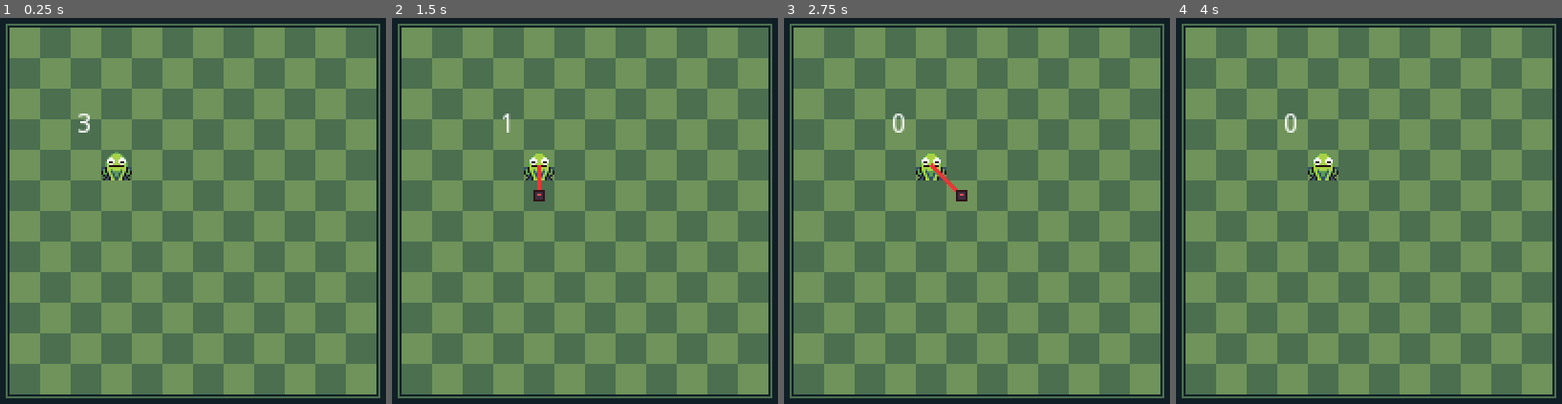
Above: before the commit, frames 1-4 (left to right).
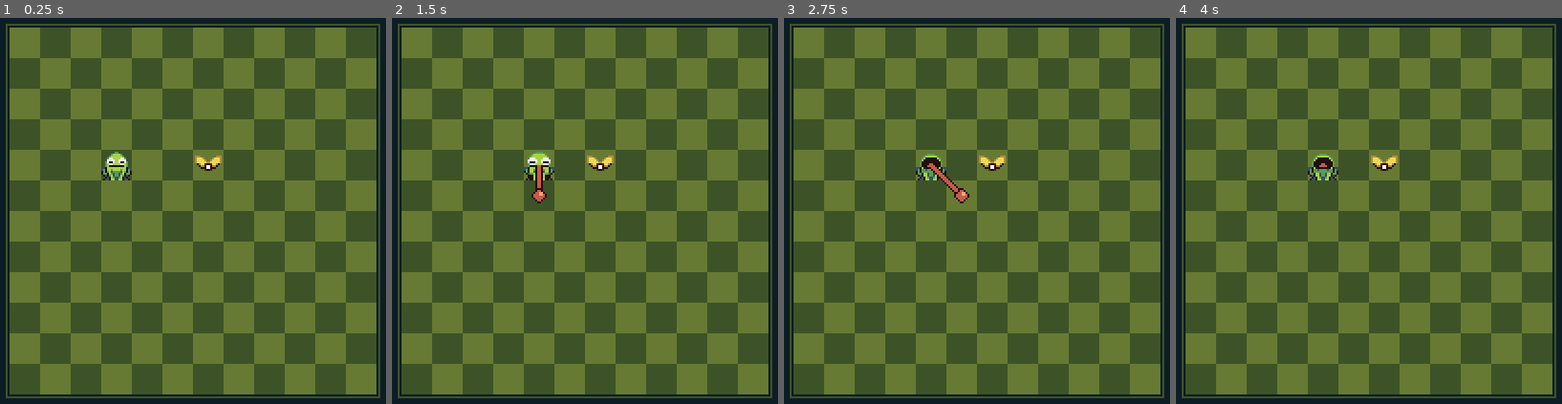
Above: after the commit, the same moments.

Repository: GerrZa/project-frogslight
Game: Godot game, scene res://scr/level/prototyping level.tscn
Two runs of this game, one before a commit and one after it. Both use one fixed random seed, a clock stepped at 60 frames per second and the inputs below. The engine's default icon, where the game draws it, is replaced by a stand-in: a white triangle on a blue panel in a dark square.
Inputs:
- Up to frame 1 (0.25 s): no input
- Up to frame 2 (1.5 s): tap Enter at 0.5 s; hold Right (ui_right) 0.53-1.28 s; tap Space at 1.25 s; hold Down (ui_down) from 1.28 s (still down)
- Up to frame 3 (2.75 s): tap Enter at 2 s; release Down (ui_down) at 2.03 s; hold Right (ui_right) from 2.03 s (still down)
- Up to frame 4 (4 s): tap Space at 2.75 s; release Right (ui_right) at 2.78 s; hold Up (ui_up) 2.78-3.53 s; tap Enter at 3.5 s; hold Left (ui_left) from 3.53 s (still down)

The runs differ from the first frame. In frame 1, 92% of the frame differs, in the area x 1-99%, y 1-99%; in frame 2, 92%; in frame 3, 92%; in frame 4, 92%.

Commit message:
Finish fireflies and main mechanics

Diff:
--- /dev/null
+++ b/scr/actor/firefly/firefly.gd
@@ -0,0 +1,13 @@
+extends Area2D
+
+func _ready():
+	$firefly_sprite/AnimationPlayer.play("idle")
+
+func get_eaten():
+
+	$firefly_sprite/AnimationPlayer.play("eaten")
+
+	yield($firefly_sprite/AnimationPlayer,"animation_finished")
+
+	$"%froggy".add_light(false)
+	queue_free()
--- a/scr/actor/firefly/firefly.tscn
+++ b/scr/actor/firefly/firefly.tscn
@@ -1,6 +1,7 @@
-[gd_scene load_steps=6 format=2]
+[gd_scene load_steps=7 format=2]
 
 [ext_resource path="res://asset/actor/fireflies/regular_flies.png" type="Texture" id=1]
+[ext_resource path="res://scr/actor/firefly/firefly.gd" type="Script" id=2]
 
 [sub_resource type="Animation" id=4]
 length = 0.001
@@ -14,7 +15,7 @@
 "times": PoolRealArray( 0 ),
 "transitions": PoolRealArray( 1 ),
 "update": 0,
-"values": [ Vector2( 0, 0 ) ]
+"values": [ Vector2( 8, 8 ) ]
 }
 tracks/1/type = "value"
 tracks/1/path = NodePath(".:rotation_degrees")
@@ -40,10 +41,22 @@
 "update": 0,
 "values": [ true ]
 }
+tracks/3/type = "value"
+tracks/3/path = NodePath("..:z_index")
+tracks/3/interp = 1
+tracks/3/loop_wrap = true
+tracks/3/imported = false
+tracks/3/enabled = true
+tracks/3/keys = {
+"times": PoolRealArray( 0 ),
+"transitions": PoolRealArray( 1 ),
+"update": 0,
+"values": [ -1 ]
+}
 
 [sub_resource type="Animation" id=2]
 resource_name = "eaten"
-length = 0.3
+length = 0.4
 step = 0.01
 tracks/0/type = "value"
 tracks/0/path = NodePath(".:position")
@@ -52,10 +65,10 @@
 tracks/0/imported = false
 tracks/0/enabled = true
 tracks/0/keys = {
-"times": PoolRealArray( 0, 0.15, 0.3 ),
+"times": PoolRealArray( 0, 0.23, 0.4 ),
 "transitions": PoolRealArray( 0.37893, 2.54912, 1 ),
 "update": 0,
-"values": [ Vector2( 6, 8 ), Vector2( 7, -24 ), Vector2( 8, 8 ) ]
+"values": [ Vector2( 6, 8 ), Vector2( 7, -24 ), Vector2( 8, 1 ) ]
 }
 tracks/1/type = "value"
 tracks/1/path = NodePath(".:rotation_degrees")
@@ -64,7 +77,7 @@
 tracks/1/imported = false
 tracks/1/enabled = true
 tracks/1/keys = {
-"times": PoolRealArray( 0, 0.3 ),
+"times": PoolRealArray( 0, 0.4 ),
 "transitions": PoolRealArray( 1, 1 ),
 "update": 0,
 "values": [ 0.0, 213.9 ]
@@ -76,10 +89,22 @@
 tracks/2/imported = false
 tracks/2/enabled = true
 tracks/2/keys = {
-"times": PoolRealArray( 0, 0.02, 0.3 ),
+"times": PoolRealArray( 0, 0.02, 0.4 ),
 "transitions": PoolRealArray( 1, 1, 1 ),
 "update": 1,
 "values": [ false, true, false ]
+}
+tracks/3/type = "value"
+tracks/3/path = NodePath("..:z_index")
+tracks/3/interp = 1
+tracks/3/loop_wrap = true
+tracks/3/imported = false
+tracks/3/enabled = true
+tracks/3/keys = {
+"times": PoolRealArray( 0, 0.23 ),
+"transitions": PoolRealArray( 1, 1 ),
+"update": 1,
+"values": [ -1, 1 ]
 }
 
 [sub_resource type="Animation" id=3]
@@ -89,9 +114,12 @@
 extents = Vector2( 8, 8 )
 
 [node name="fireflies" type="Area2D"]
+z_index = -1
 collision_layer = 2
+script = ExtResource( 2 )
 
 [node name="firefly_sprite" type="Sprite" parent="."]
+position = Vector2( 8, 8 )
 texture = ExtResource( 1 )
 
 [node name="AnimationPlayer" type="AnimationPlayer" parent="firefly_sprite"]
--- a/scr/actor/froggy/Froggy.tscn
+++ b/scr/actor/froggy/Froggy.tscn
@@ -1,7 +1,7 @@
-[gd_scene load_steps=44 format=2]
-
-[ext_resource path="res://icon.png" type="Texture" id=1]
-[ext_resource path="res://scr/actor/froggy/froggy_fsm.gd" type="Script" id=2]
+[gd_scene load_steps=47 format=2]
+
+[ext_resource path="res://asset/actor/froggy/tongue_tip.png" type="Texture" id=1]
+[ext_resource path="res://scr/actor/froggy/State/eat.gd" type="Script" id=2]
 [ext_resource path="res://scr/actor/froggy/froggy.gd" type="Script" id=3]
 [ext_resource path="res://scr/actor/froggy/State/idle.gd" type="Script" id=4]
 [ext_resource path="res://scr/actor/froggy/State/move.gd" type="Script" id=5]
@@ -9,6 +9,8 @@
 [ext_resource path="res://scr/actor/froggy/State/tongue_move.gd" type="Script" id=7]
 [ext_resource path="res://scr/actor/froggy/State/tongue_idle.gd" type="Script" id=8]
 [ext_resource path="res://asset/actor/froggy/spr_froggy_v1.png" type="Texture" id=9]
+[ext_resource path="res://scr/actor/froggy/froggy_fsm.gd" type="Script" id=10]
+[ext_resource path="res://asset/actor/froggy/tongue_tex.png" type="Texture" id=11]
 
 [sub_resource type="RectangleShape2D" id=1]
 extents = Vector2( 8, 8 )
@@ -66,7 +68,7 @@
 
 [sub_resource type="Animation" id=9]
 resource_name = "eat"
-length = 0.715
+length = 0.78
 step = 0.065
 tracks/0/type = "value"
 tracks/0/path = NodePath(".:frame")
@@ -75,7 +77,7 @@
 tracks/0/imported = false
 tracks/0/enabled = true
 tracks/0/keys = {
-"times": PoolRealArray( 0, 0.065, 0.13, 0.195, 0.26, 0.325, 0.39, 0.455, 0.52, 0.585, 0.65 ),
+"times": PoolRealArray( -0.0109957, 0.101141, 0.19019, 0.26, 0.325, 0.39, 0.455, 0.52, 0.585, 0.65, 0.715 ),
 "transitions": PoolRealArray( 1, 1, 1, 1, 1, 1, 1, 1, 1, 1, 1 ),
 "update": 1,
 "values": [ 10, 11, 12, 13, 14, 15, 16, 17, 18, 19, 20 ]
@@ -114,18 +116,6 @@
 "update": 0,
 "values": [ Vector2( 8, 16 ), Vector2( 8, 17 ), Vector2( 8, 17 ), Vector2( 8, 16 ) ]
 }
-tracks/1/type = "value"
-tracks/1/path = NodePath(".:scale")
-tracks/1/interp = 1
-tracks/1/loop_wrap = true
-tracks/1/imported = false
-tracks/1/enabled = true
-tracks/1/keys = {
-"times": PoolRealArray( 0.01, 0.05, 0.16, 0.2 ),
-"transitions": PoolRealArray( 0.210224, 1, 0.210224, 1 ),
-"update": 0,
-"values": [ Vector2( 1, 1 ), Vector2( 1, 0.758621 ), Vector2( 1, 0.758621 ), Vector2( 1, 1 ) ]
-}
 
 [sub_resource type="Animation" id=11]
 resource_name = "move_left"
@@ -177,18 +167,6 @@
 "update": 0,
 "values": [ Vector2( 8, 16 ), Vector2( 8, 15 ), Vector2( 8, 15 ), Vector2( 8, 16 ) ]
 }
-tracks/1/type = "value"
-tracks/1/path = NodePath(".:scale")
-tracks/1/interp = 1
-tracks/1/loop_wrap = true
-tracks/1/imported = false
-tracks/1/enabled = true
-tracks/1/keys = {
-"times": PoolRealArray( 0.01, 0.05, 0.16, 0.2 ),
-"transitions": PoolRealArray( 0.210224, 1, 0.210224, 1 ),
-"update": 0,
-"values": [ Vector2( 1, 1 ), Vector2( 1, 1.34483 ), Vector2( 1, 1.34483 ), Vector2( 1, 1 ) ]
-}
 
 [sub_resource type="Animation" id=7]
 resource_name = "tongue_idle"
@@ -208,7 +186,7 @@
 
 [sub_resource type="Animation" id=8]
 resource_name = "tongue_open"
-length = 0.52
+length = 0.585
 step = 0.065
 tracks/0/type = "value"
 tracks/0/path = NodePath(".:frame")
@@ -217,10 +195,10 @@
 tracks/0/imported = false
 tracks/0/enabled = true
 tracks/0/keys = {
-"times": PoolRealArray( 0, 0.065, 0.13, 0.195, 0.26, 0.325, 0.39, 0.455 ),
-"transitions": PoolRealArray( 1, 1, 1, 1, 1, 1, 1, 1 ),
+"times": PoolRealArray( 0, 0.065, 0.13, 0.195, 0.26, 0.325, 0.39, 0.455, 0.52 ),
+"transitions": PoolRealArray( 1, 1, 1, 1, 1, 1, 1, 1, 1 ),
 "update": 1,
-"values": [ 1, 2, 3, 4, 5, 6, 7, 8 ]
+"values": [ 1, 2, 3, 4, 5, 6, 7, 8, 9 ]
 }
 
 [sub_resource type="AnimationNodeAnimation" id=32]
@@ -247,16 +225,9 @@
 [sub_resource type="AnimationNodeAnimation" id=28]
 animation = "tongue_open"
 
-[sub_resource type="AnimationNodeStateMachineTransition" id=19]
-
 [sub_resource type="AnimationNodeStateMachineTransition" id=20]
 
 [sub_resource type="AnimationNodeStateMachineTransition" id=21]
-
-[sub_resource type="AnimationNodeStateMachineTransition" id=22]
-
-[sub_resource type="AnimationNodeStateMachineTransition" id=23]
-switch_mode = 2
 
 [sub_resource type="AnimationNodeStateMachineTransition" id=24]
 switch_mode = 2
@@ -264,9 +235,6 @@
 [sub_resource type="AnimationNodeStateMachineTransition" id=25]
 switch_mode = 2
 
-[sub_resource type="AnimationNodeStateMachineTransition" id=26]
-switch_mode = 2
-
 [sub_resource type="AnimationNodeStateMachineTransition" id=29]
 
 [sub_resource type="AnimationNodeStateMachineTransition" id=30]
@@ -278,31 +246,42 @@
 
 [sub_resource type="AnimationNodeStateMachineTransition" id=34]
 switch_mode = 2
+
+[sub_resource type="AnimationNodeStateMachineTransition" id=37]
+
+[sub_resource type="AnimationNodeStateMachineTransition" id=38]
+
+[sub_resource type="AnimationNodeStateMachineTransition" id=39]
+
+[sub_resource type="AnimationNodeStateMachineTransition" id=40]
 
 [sub_resource type="AnimationNodeStateMachine" id=4]
 states/eat/node = SubResource( 32 )
 states/eat/position = Vector2( 163.444, 335.889 )
 states/idle/node = SubResource( 14 )
 states/idle/position = Vector2( 228.778, 142.852 )
-states/move_down/node = SubResource( 15 )
-states/move_down/position = Vector2( 418.618, -104.556 )
+states/move_down/node = SubResource( 35 )
+states/move_down/position = Vector2( 394.222, 359 )
 states/move_left/node = SubResource( 16 )
 states/move_left/position = Vector2( 448.793, 51.7407 )
 states/move_right/node = SubResource( 17 )
 states/move_right/position = Vector2( 440.998, 219.148 )
-states/move_up/node = SubResource( 18 )
-states/move_up/position = Vector2( 412.034, 376.926 )
+states/move_up/node = SubResource( 36 )
+states/move_up/position = Vector2( 418.667, -66.1852 )
 states/tongue_idle/node = SubResource( 27 )
 states/tongue_idle/position = Vector2( 33.1056, 201.333 )
 states/tongue_open/node = SubResource( 28 )
 states/tongue_open/position = Vector2( 33, 59 )
-transitions = [ "idle", "move_down", SubResource( 19 ), "idle", "move_left", SubResource( 20 ), "idle", "move_right", SubResource( 21 ), "idle", "move_up", SubResource( 22 ), "move_up", "idle", SubResource( 23 ), "move_right", "idle", SubResource( 24 ), "move_left", "idle", SubResource( 25 ), "move_down", "idle", SubResource( 26 ), "idle", "tongue_open", SubResource( 29 ), "tongue_open", "tongue_idle", SubResource( 30 ), "tongue_idle", "idle", SubResource( 31 ), "idle", "eat", SubResource( 33 ), "eat", "idle", SubResource( 34 ) ]
+transitions = [ "idle", "move_left", SubResource( 20 ), "idle", "move_right", SubResource( 21 ), "move_right", "idle", SubResource( 24 ), "move_left", "idle", SubResource( 25 ), "idle", "tongue_open", SubResource( 29 ), "tongue_open", "tongue_idle", SubResource( 30 ), "tongue_idle", "idle", SubResource( 31 ), "idle", "eat", SubResource( 33 ), "eat", "idle", SubResource( 34 ), "move_down", "idle", SubResource( 37 ), "idle", "move_down", SubResource( 38 ), "move_up", "idle", SubResource( 39 ), "idle", "move_up", SubResource( 40 ) ]
 start_node = "idle"
-graph_offset = Vector2( -279, -191 )
+graph_offset = Vector2( -291, -8 )
 
 [sub_resource type="AnimationNodeStateMachinePlayback" id=5]
 
 [sub_resource type="RectangleShape2D" id=2]
+extents = Vector2( 8, 8 )
+
+[sub_resource type="RectangleShape2D" id=41]
 extents = Vector2( 8, 8 )
 
 [node name="froggy" type="Area2D"]
@@ -317,7 +296,7 @@
 position = Vector2( 8, 8 )
 shape = SubResource( 1 )
 
-[node name="forggy_spr" type="Sprite" parent="."]
+[node name="froggy_spr" type="Sprite" parent="."]
 position = Vector2( 8, 16 )
 texture = ExtResource( 9 )
 centered = false
@@ -327,7 +306,7 @@
 "_edit_group_": true
 }
 
-[node name="AnimationPlayer" type="AnimationPlayer" parent="forggy_spr"]
+[node name="AnimationPlayer" type="AnimationPlayer" parent="froggy_spr"]
 anims/RESET = SubResource( 6 )
 anims/eat = SubResource( 9 )
 anims/idle = SubResource( 3 )
@@ -338,7 +317,7 @@
 anims/tongue_idle = SubResource( 7 )
 anims/tongue_open = SubResource( 8 )
 
-[node name="AnimationTree" type="AnimationTree" parent="forggy_spr"]
+[node name="AnimationTree" type="AnimationTree" parent="froggy_spr"]
 tree_root = SubResource( 4 )
 anim_player = NodePath("../AnimationPlayer")
 active = true
@@ -347,11 +326,14 @@
 [node name="tongue_line" type="Line2D" parent="."]
 unique_name_in_owner = true
 points = PoolVector2Array( 8, 8, 8, 8 )
-width = 2.0
-default_color = Color( 0.933333, 0.211765, 0.211765, 1 )
+width = 4.0
+default_color = Color( 1, 1, 1, 1 )
+texture = ExtResource( 11 )
+texture_mode = 1
 
 [node name="tongue_tip" type="Area2D" parent="."]
 unique_name_in_owner = true
+visible = false
 __meta__ = {
 "_edit_group_": true
 }
@@ -361,10 +343,22 @@
 shape = SubResource( 2 )
 
 [node name="Sprite" type="Sprite" parent="tongue_tip"]
-modulate = Color( 0.894118, 0.329412, 0.329412, 1 )
 position = Vector2( 8, 8 )
-scale = Vector2( 0.09375, 0.09375 )
 texture = ExtResource( 1 )
+
+[node name="consume_hitbox" type="Area2D" parent="."]
+unique_name_in_owner = true
+collision_layer = 0
+collision_mask = 2
+__meta__ = {
+"_edit_group_": true
+}
+
+[node name="CollisionShape2D" type="CollisionShape2D" parent="consume_hitbox"]
+position = Vector2( 8, 8 )
+shape = SubResource( 41 )
+
+[node name="Light2D" type="Light2D" parent="."]
 
 [node name="wallchecker" type="Node2D" parent="."]
 position = Vector2( 8, 8 )
@@ -411,7 +405,12 @@
 [node name="pullback" type="Node" parent="fsm"]
 script = ExtResource( 6 )
 
+[node name="eat" type="Node" parent="fsm"]
+script = ExtResource( 2 )
+eat_anim_duration = 0.78
+
 [node name="Label" type="Label" parent="."]
+visible = false
 margin_left = -13.0
 margin_top = -20.0
 margin_right = 27.0
--- /dev/null
+++ b/scr/actor/froggy/State/eat.gd
@@ -0,0 +1,13 @@
+#EAT
+extends FroggyState
+
+export var eat_anim_duration : float
+
+func enter(msg := {}):
+
+	froggy.animtree.travel("eat")
+	$"%consume_hitbox".get_overlapping_areas()[0].get_eaten()
+
+	yield(get_tree().create_timer(eat_anim_duration),"timeout")
+
+	state_machine.transition_to("idle")
--- a/scr/actor/froggy/State/idle.gd
+++ b/scr/actor/froggy/State/idle.gd
@@ -1,12 +1,16 @@
+#IDLE STATE
 extends FroggyState
+
+signal enter_fin
 
 func enter(msg := {}):
 
 	if msg.has("pullback"):
 
-		pass #Put pull back animation yield here
+		emit_signal("enter_fin")
 	else:
 		froggy.animtree.travel("idle")
+		emit_signal("enter_fin")
 
 
 func unhandled_input(event):
--- a/scr/actor/froggy/State/move.gd
+++ b/scr/actor/froggy/State/move.gd
@@ -1,3 +1,4 @@
+#MOVE STATE
 extends FroggyState
 
 var move_direction
@@ -23,4 +24,7 @@
 
 		yield(tween,"finished")
 
-		state_machine.transition_to("idle")
+		if $"%consume_hitbox".get_overlapping_areas().empty() == true:
+			state_machine.transition_to("idle")
+		else:
+			state_machine.transition_to("eat")
--- a/scr/actor/froggy/State/pullback.gd
+++ b/scr/actor/froggy/State/pullback.gd
@@ -1,3 +1,4 @@
+#PULL BACK
 extends FroggyState
 
 var tween_time_divider = 1000
--- a/scr/actor/froggy/State/tongue_idle.gd
+++ b/scr/actor/froggy/State/tongue_idle.gd
@@ -1,10 +1,11 @@
+#TONGUE IDLE
 extends FroggyState
 
 func enter(msg := {}):
 
 	if msg.has("open_tongue"):
 
-		pass #Put the animation yield here
+		froggy.animtree.travel("tongue_open")
 
 
 func unhandled_input(event):
--- a/scr/actor/froggy/State/tongue_move.gd
+++ b/scr/actor/froggy/State/tongue_move.gd
@@ -1,3 +1,4 @@
+#TONGUE MOVE
 extends FroggyState
 
 var move_direction = Vector2.ZERO
--- a/scr/actor/froggy/froggy.gd
+++ b/scr/actor/froggy/froggy.gd
@@ -9,7 +9,7 @@
 var basic_light_left = 0
 var extra_light_left = 0
 
-onready var animtree = $forggy_spr/AnimationTree.get("parameters/playback")
+onready var animtree = $froggy_spr/AnimationTree.get("parameters/playback")
 
 func _ready():
 	basic_light_left = max_basic_light
@@ -24,3 +24,12 @@
 	$"%tongue_tip".visible = not tongue_match
 
 	$tongue_line.set_point_position(0,$"%tongue_tip".position + Vector2(8,8))
+
+
+
+func add_light(extra_light:bool):
+
+	if extra_light:
+		extra_light_left += 4
+	elif extra_light == false:
+		basic_light_left += 3
--- a/scr/level/prototyping level.tscn
+++ b/scr/level/prototyping level.tscn
@@ -1,7 +1,8 @@
-[gd_scene load_steps=6 format=2]
+[gd_scene load_steps=7 format=2]
 
 [ext_resource path="res://scr/actor/froggy/Froggy.tscn" type="PackedScene" id=1]
-[ext_resource path="res://asset/level/prototyping_level/prototyping_room.png" type="Texture" id=2]
+[ext_resource path="res://asset/level/prototyping_level/prototype_room.png" type="Texture" id=2]
+[ext_resource path="res://scr/actor/firefly/firefly.tscn" type="PackedScene" id=3]
 
 [sub_resource type="RectangleShape2D" id=1]
 extents = Vector2( 56, 128 )
@@ -15,9 +16,16 @@
 [node name="world" type="Node2D"]
 
 [node name="froggy" parent="." instance=ExtResource( 1 )]
+unique_name_in_owner = true
 position = Vector2( 151, 80 )
 
+[node name="fireflies_grouper" type="Node2D" parent="."]
+
+[node name="fireflies" parent="fireflies_grouper" instance=ExtResource( 3 )]
+position = Vector2( 199, 80 )
+
 [node name="room" type="StaticBody2D" parent="."]
+z_index = -3
 __meta__ = {
 "_edit_group_": true,
 "_edit_lock_": true
Binary file added: asset/actor/fireflies/tongue_tip.aseprite
Binary file changed: asset/actor/froggy/spr_froggy1.aseprite
Not shown, added: asset/actor/froggy/spr_froggy_v1-sheet.png.import
Binary file changed: asset/actor/froggy/spr_froggy_v1.png
Not shown, added: asset/actor/froggy/spr_froggy_v10.png.import
Not shown, added: asset/actor/froggy/spr_froggy_v11.png.import
Not shown, added: asset/actor/froggy/spr_froggy_v12.png.import
Not shown, added: asset/actor/froggy/spr_froggy_v13.png.import
Not shown, added: asset/actor/froggy/spr_froggy_v14.png.import
Not shown, added: asset/actor/froggy/spr_froggy_v15.png.import
Not shown, added: asset/actor/froggy/spr_froggy_v16.png.import
Not shown, added: asset/actor/froggy/spr_froggy_v17.png.import
(and 21 more such lines)
